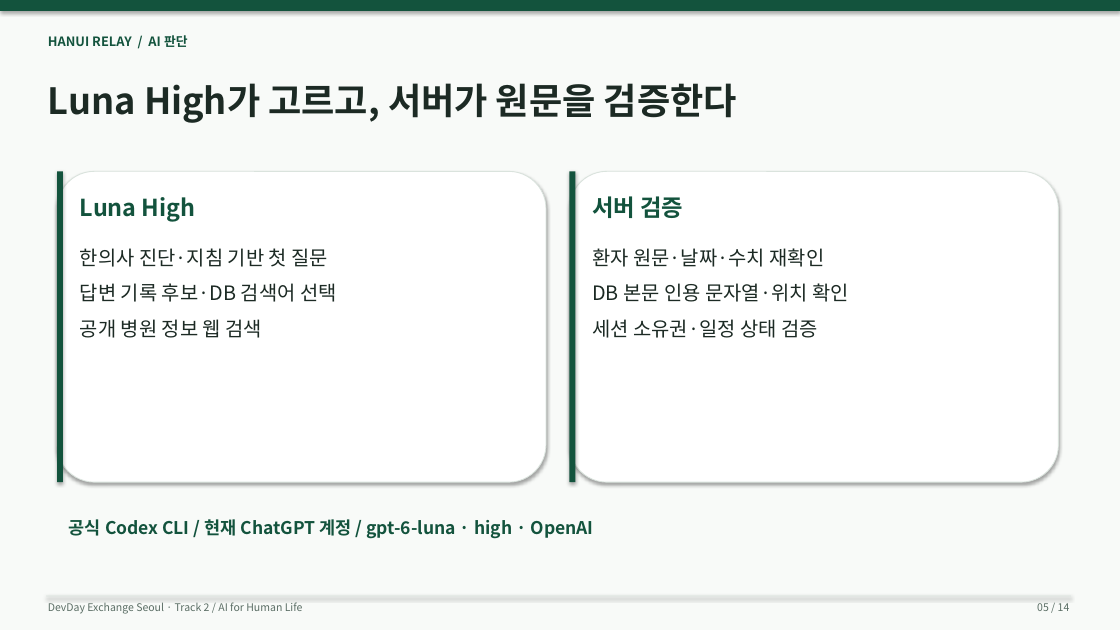
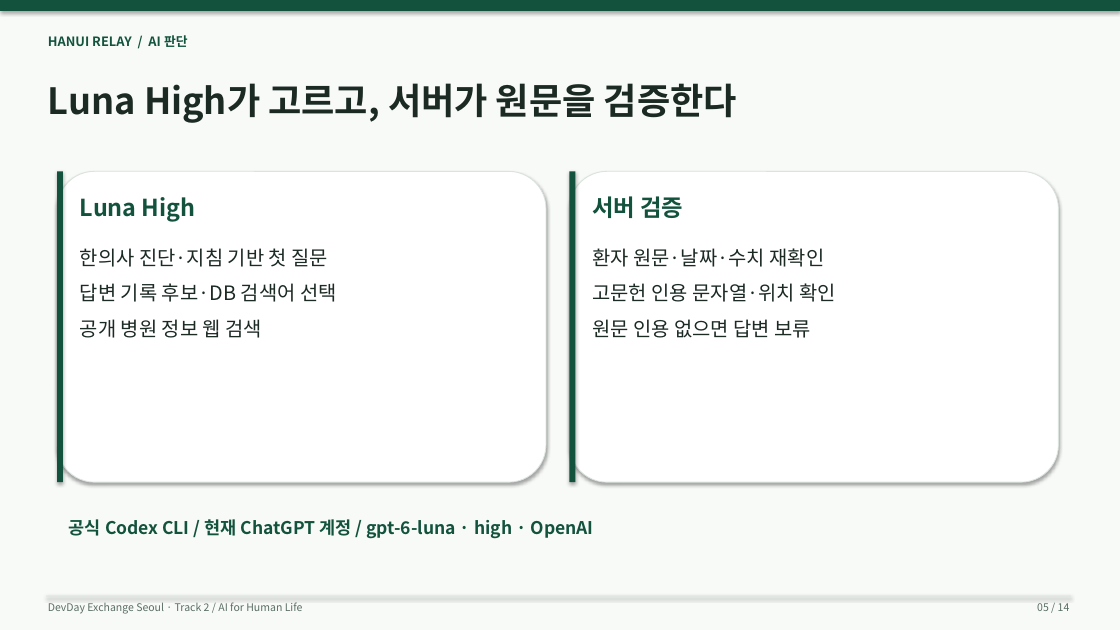
Before and after one commit to wlsalswo14/devday-hanui-relay, a slide deck: slide 5 of presentations/Hanui-Relay-10min.pptx. Drawn at 1120x630 pixels with LibreOffice and Linux fonts; fonts in the diff are those of the drawing. Boxes give left, top, right and bottom in pixels: in the first picture for what was removed or moved away, otherwise in the second. Text is boxed around its words. In the diff, an @@ line names an element or a change of style, - is before the commit and + after.

```diff
--- a/presentations/Hanui-Relay-10min.pptx
+++ b/presentations/Hanui-Relay-10min.pptx
@@ text at (x1=592, y1=283, x2=837, y2=338): text changed @@
-DB 본문 인용 문자열·위치 확인
-세션 소유권·일정 상태 검증
+고문헌 인용 문자열·위치 확인
+원문 인용 없으면 답변 보류
```
Also in this commit, not shown: 10 other slides changed, 15 other files.
